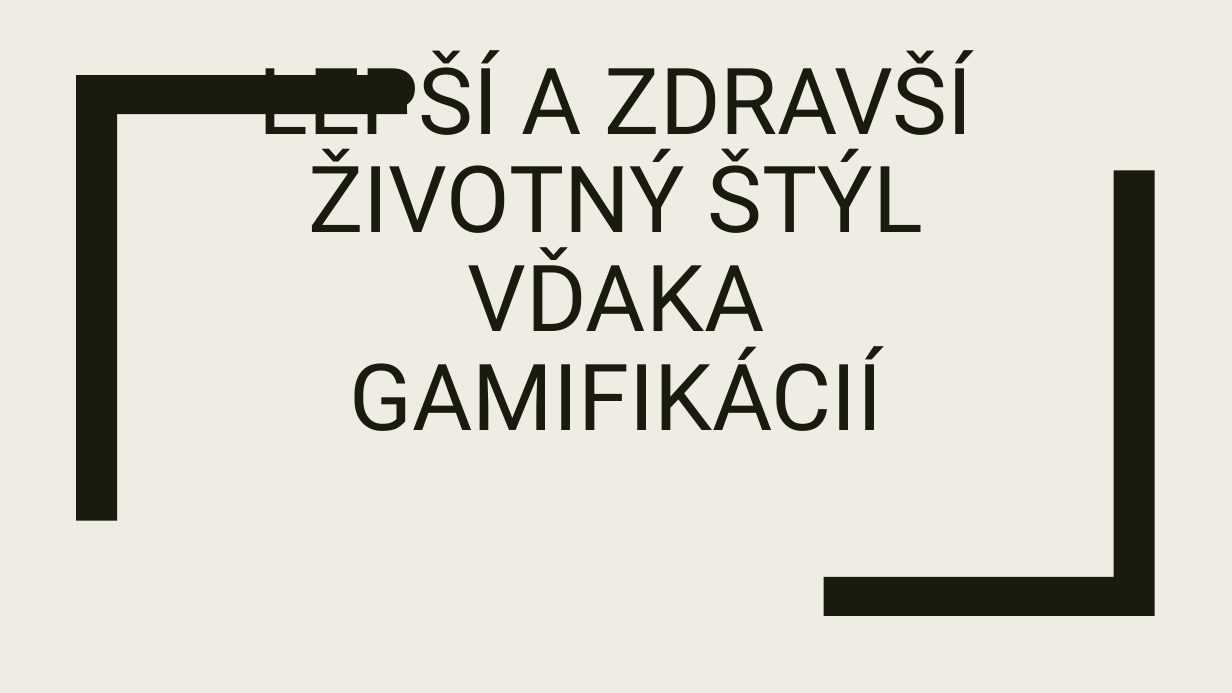
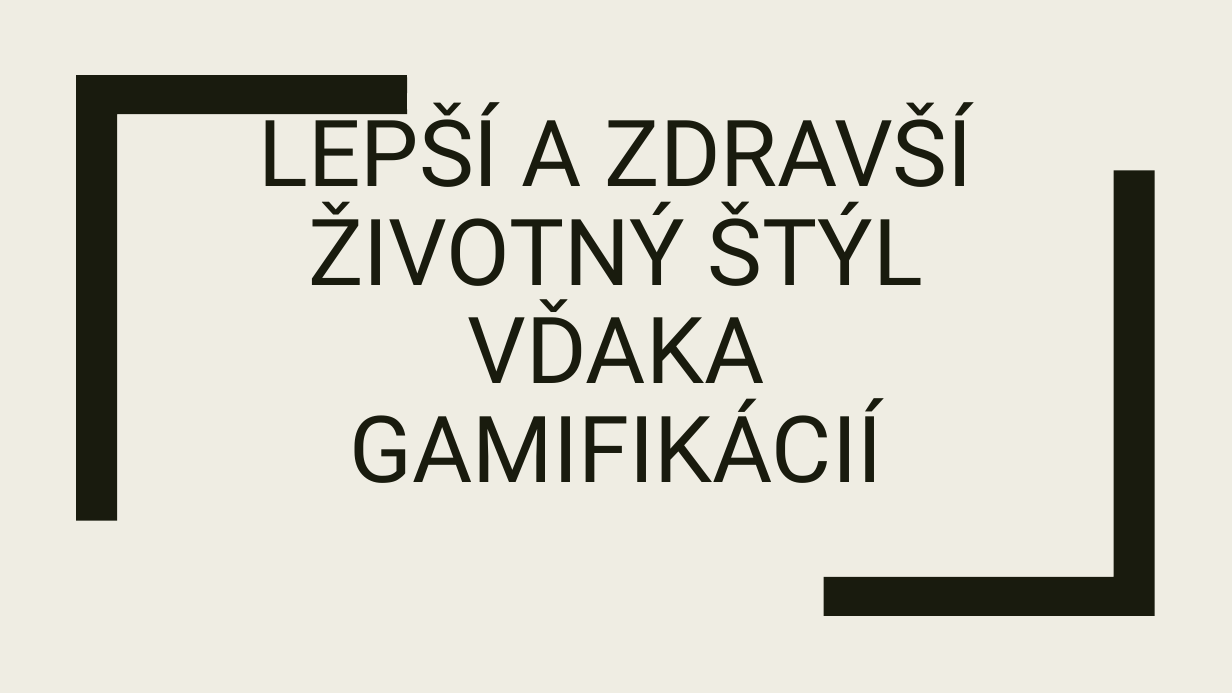
Before and after one commit to STUMatejLoch/MIP_first_semester, a slide deck: slide 1 of cvicenie_7/Lepsi_a_zdravsi_zivotný_stýl_vdaka_gamifikacii_Loch_121197.pptx. Drawn at 1232x693 pixels with LibreOffice and Linux fonts; fonts in the diff are those of the drawing. Boxes give left, top, right and bottom in pixels: in the first picture for what was removed or moved away, otherwise in the second. Text is boxed around its words. In the diff, an @@ line names an element or a change of style, - is before the commit and + after.

```diff
--- a/cvicenie_7/Lepsi_a_zdravsi_zivotný_stýl_vdaka_gamifikacii_Loch_121197.pptx
+++ b/cvicenie_7/Lepsi_a_zdravsi_zivotný_stýl_vdaka_gamifikacii_Loch_121197.pptx
@@ title "LEPŠÍ A ZDRAVŠÍ ŽIVOTNÝ ŠTÝL ...": place and size @@
-title "LEPŠÍ A ZDRAVŠÍ ŽIVOTNÝ ŠTÝL ..." at (259, 50, 973, 431)
+title "LEPŠÍ A ZDRAVŠÍ ŽIVOTNÝ ŠTÝL ..." at (259, 102, 973, 483)
```
Also in this commit, not shown: 1 other slide changed, 1 other file.
